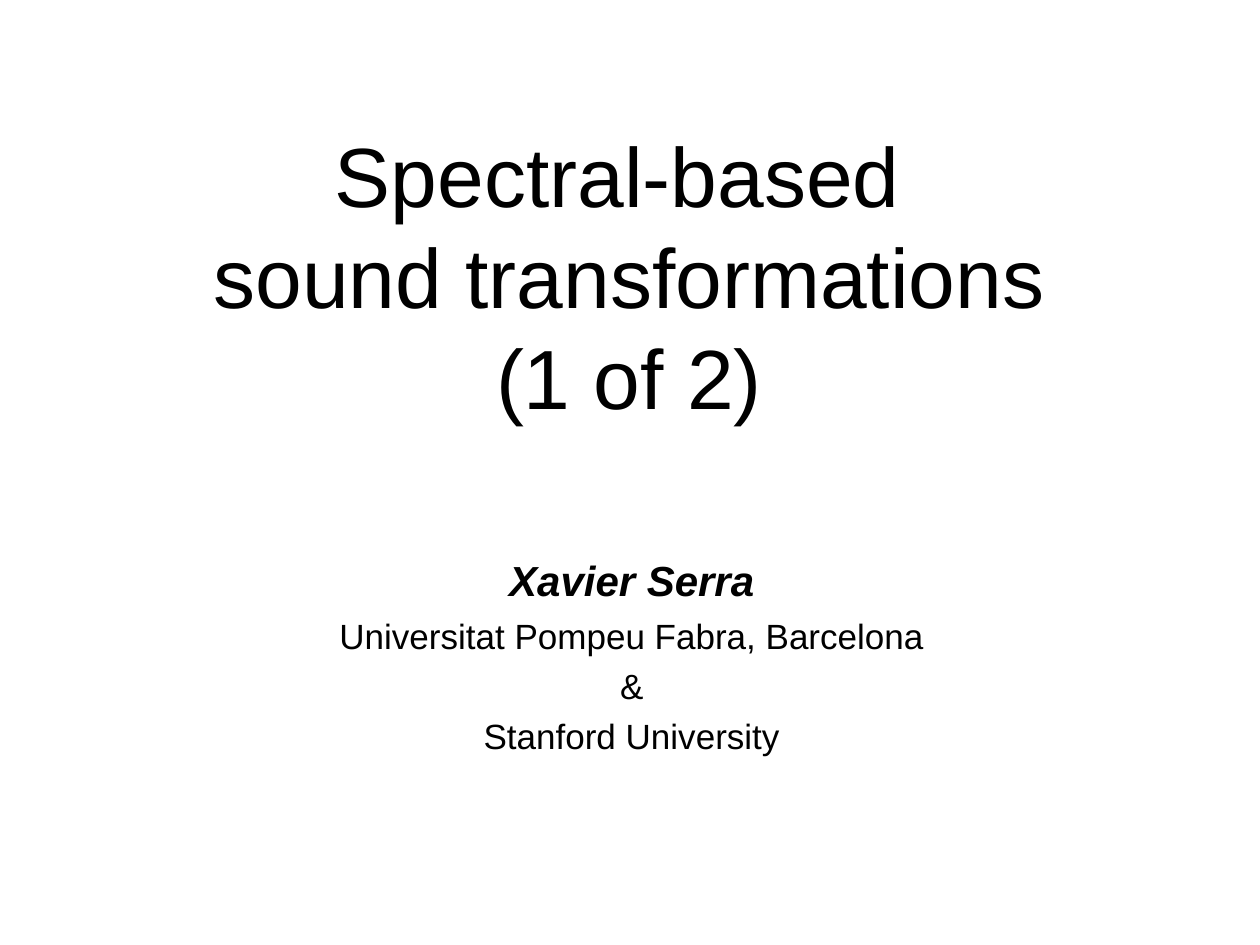
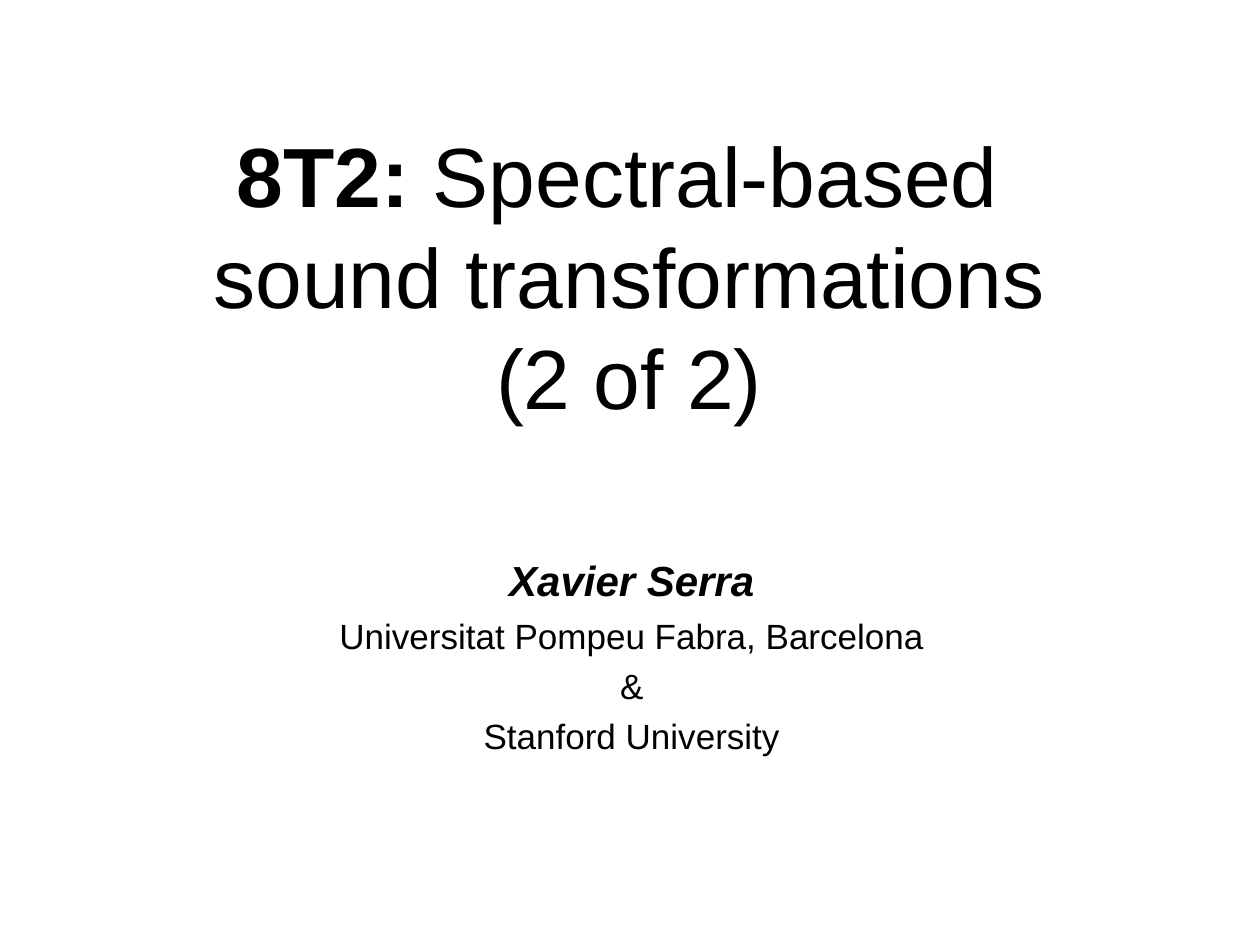
Before and after one commit to hoinx/sms-tools, a slide deck: slide 1 of lectures/8-Sound-transformations/8T2-Sound-transformations-2.odp. Drawn at 1260x945 pixels with LibreOffice and Linux fonts; fonts in the diff are those of the drawing. Boxes give left, top, right and bottom in pixels: in the first picture for what was removed or moved away, otherwise in the second. Text is boxed around its words. In the diff, an @@ line names an element or a change of style, - is before the commit and + after.

```diff
--- a/lectures/8-Sound-transformations/8T2-Sound-transformations-2.odp
+++ b/lectures/8-Sound-transformations/8T2-Sound-transformations-2.odp
@@ title at [214, 146, 1044, 424]: text changed @@
-Spectral-based
-sound transformations
-(1 of 2)
+8T2: Spectral-based
+sound transformations
+(2 of 2)
```
Also in this commit, not shown: 4 other slides changed, 14 slides added, 3 slides removed, 27 other files.
